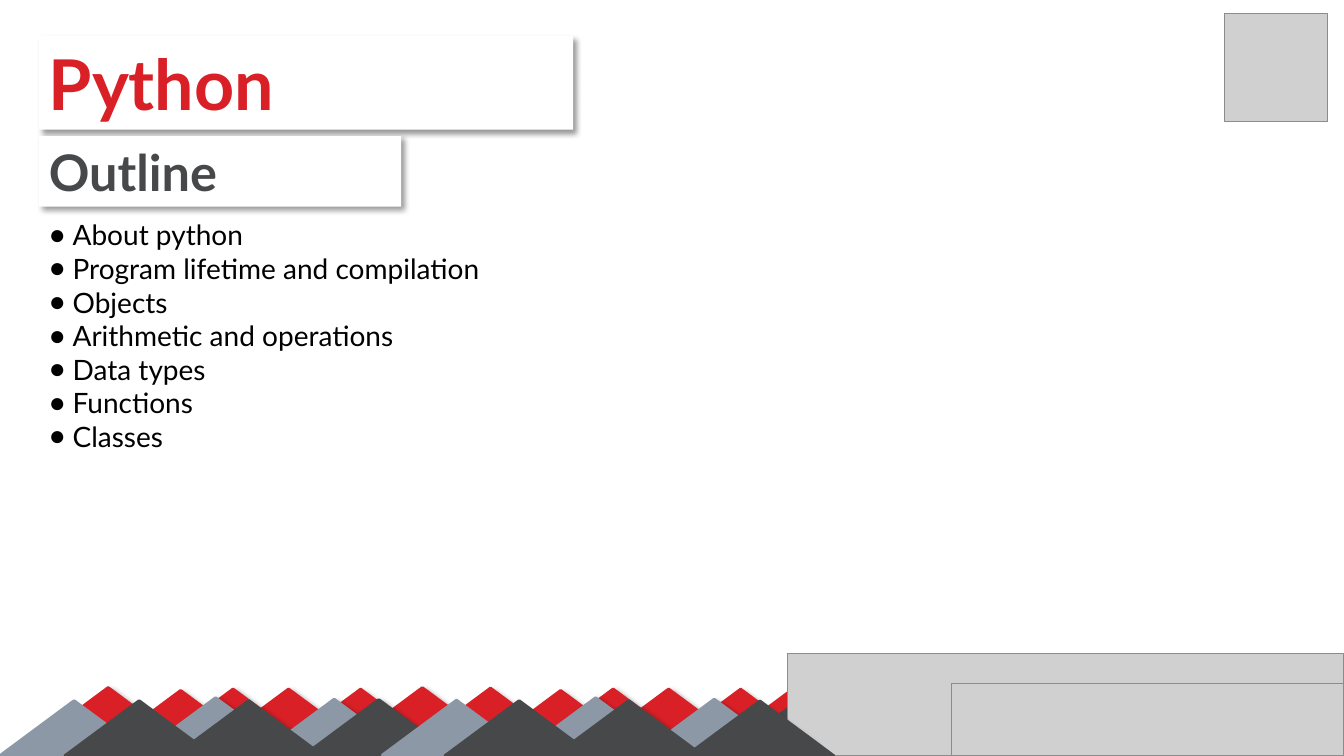
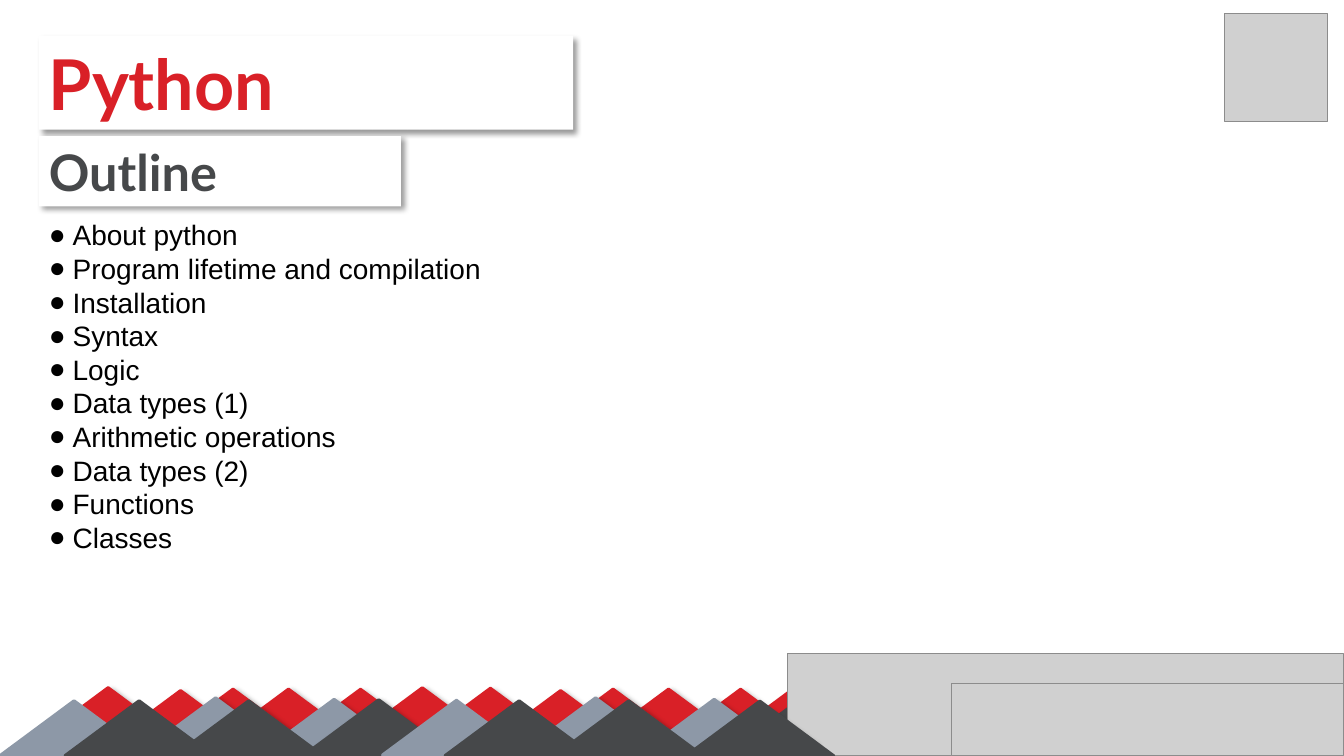
Before and after one commit to SalmaGira/machine-learning-workshop-Kvector, a slide deck: slide 2 of Sessions/Session 1/python-omar/python.pptx. Drawn at 1344x756 pixels with LibreOffice and Linux fonts; fonts in the diff are those of the drawing; grey boxes stand for pictures. Boxes give left, top, right and bottom in pixels: in the first picture for what was removed or moved away, otherwise in the second. Text is boxed around its words. In the diff, an @@ line names an element or a change of style, - is before the commit and + after.

Commit message:
change in python persentation

```diff
--- a/Sessions/Session 1/python-omar/python.pptx
+++ b/Sessions/Session 1/python-omar/python.pptx
@@ text at <box>73,224,481,549</box>: font Lato to Arial in "About python", "Program lifetime and compilation", "Functions", "Classes" @@
@@ text at <box>73,292,336,486</box>: text changed; font Lato to Arial @@
-● Objects
-● Arithmetic and operations
-● Data types
+● Installation
+● Syntax
+● Logic
+● Data types (1)
+● Arithmetic operations
+● Data types (2)
```
Also in this commit, not shown: 2 other slides changed, 3 slides added, 1 slide removed.
